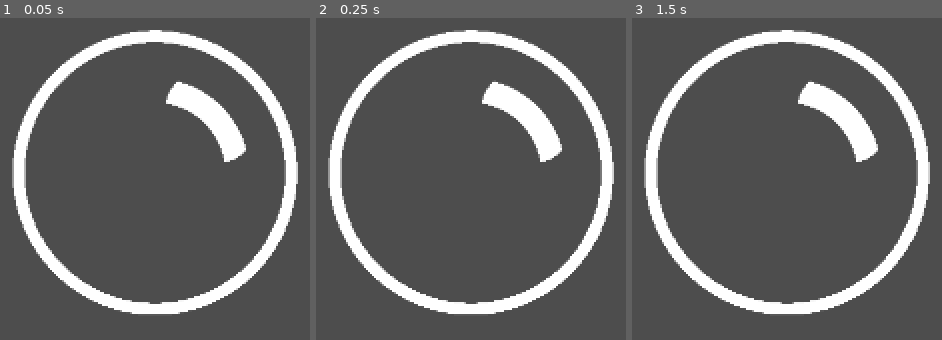
Above: before the commit, frames 1-3 (left to right).
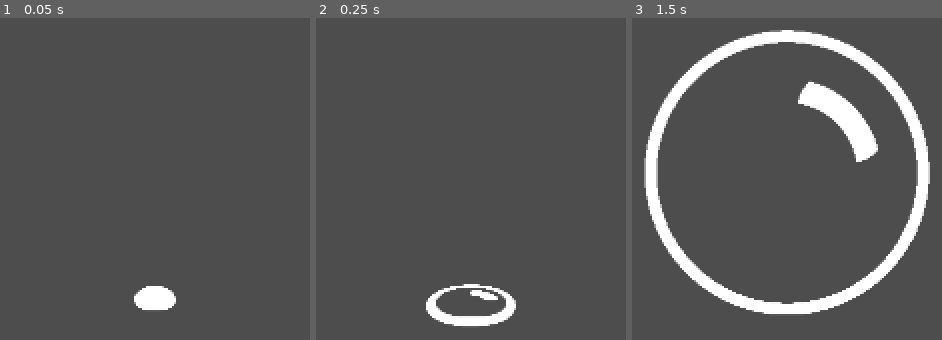
Above: after the commit, the same moments.

Repository: noel-schenk/GGJ25
Game: Godot game, scene res://assets/bubbles/singleBubble.tscn
Same seed, same stepped clock (60 frames per second), same inputs: the game is played once before the commit and once after it. This scene is started directly instead of the project's main scene.
Inputs:
- Up to frame 1 (0.05 s): no input
- Up to frame 2 (0.25 s): no input
- Up to frame 3 (1.5 s): tap Enter (ui_accept) at 0.5, 0.77, 1.25 s; hold Right (ui_right) 0.53-1.28 s; hold Left (ui_left) from 1.28 s (still down)

The runs differ from the first frame. In frame 1, 14% of the frame differs, in the area x 3-97%, y 3-92%; in frame 2, 15%, in the area x 3-97%, y 3-96%; in frame 3, nothing differs.

Commit message:
fix grow, squish mixup bug and bounce anim curve

Diff:
--- /dev/null
+++ b/assets/bubbles/bounceCurve.tres
@@ -0,0 +1,5 @@
+[gd_resource type="Curve" format=3 uid="uid://do3jxt4uhmdgf"]
+
+[resource]
+_data = [Vector2(0, 0), 0.0, 0.436733, 0, 0, Vector2(0.281008, 1), 0.0, 0.0, 0, 0, Vector2(0.408915, 0.995337), 0.0, 0.0, 0, 0, Vector2(0.686046, 0), 0.0, 0.0, 0, 0, Vector2(0.802326, 0.118723), 0.0, 0.0, 0, 0, Vector2(0.899225, 0), 0.0, 0.0, 0, 0, Vector2(0.953488, 0.0674318), 0.0, 0.0, 0, 0, Vector2(1, 0), 0.0, 0.0, 0, 0]
+point_count = 8
--- a/assets/bubbles/singleBubble.tscn
+++ b/assets/bubbles/singleBubble.tscn
@@ -2,13 +2,14 @@
 
 [ext_resource type="Shader" path="res://assets/bubbles/singleBubble.gdshader" id="1_ddlmr"]
 [ext_resource type="Script" path="res://assets/bubbles/single_bubble.gd" id="3_4w64n"]
+[ext_resource type="Curve" uid="uid://do3jxt4uhmdgf" path="res://assets/bubbles/bounceCurve.tres" id="3_gsop1"]
 
 [sub_resource type="ShaderMaterial" id="ShaderMaterial_7vabx"]
 shader = ExtResource("1_ddlmr")
 shader_parameter/color = Color(1, 1, 1, 1)
 shader_parameter/grow_origin = Vector3(0, 1, 0)
 shader_parameter/grow_time = 1.0
-shader_parameter/squish_origin = Vector3(0, 1, 0)
+shader_parameter/squish_origin = Vector3(0, -1, 0)
 shader_parameter/squish_time = 0.0
 shader_parameter/pop_time = 0.0
 
@@ -25,10 +26,6 @@
 [sub_resource type="NoiseTexture2D" id="NoiseTexture2D_i5k21"]
 noise = SubResource("FastNoiseLite_75up7")
 
-[sub_resource type="Curve" id="Curve_yldfd"]
-_data = [Vector2(0, 0), 0.0, 0.0, 0, 0, Vector2(0.978947, 1), 0.0, 0.0, 0, 0]
-point_count = 2
-
 [sub_resource type="Curve" id="Curve_q842x"]
 _data = [Vector2(0, 0), 0.0, 0.0, 0, 0, Vector2(1, 1), 0.0, 0.0, 0, 0]
 point_count = 2
@@ -42,11 +39,12 @@
 position = Vector2(318, 433)
 texture = SubResource("NoiseTexture2D_i5k21")
 script = ExtResource("3_4w64n")
-squish_curve = SubResource("Curve_yldfd")
-squish_anim_time = 2.0
-squish_origin = Vector3(0, 1, 0)
+squish_curve = ExtResource("3_gsop1")
+squish_anim_time = 0.5
+squish = true
 grow_curve = SubResource("Curve_q842x")
-grow_anim_time = 1.0
+grow_anim_time = 0.5
 grow_origin = Vector3(0, 1, 0)
+grow = true
 pop_curve = SubResource("Curve_n0kjx")
 pop_anim_time = 0.3
--- a/assets/bubbles/single_bubble.gd
+++ b/assets/bubbles/single_bubble.gd
@@ -54,14 +54,14 @@
 
 
 func _process(delta: float) -> void:
-	if grow:
+	if squish:
 		_elapsed_squished_time += delta
 		var squished_normalized_time = clamp(_elapsed_squished_time / squish_anim_time, 0.0, 1.0)
 		update_material("squish_time", squish_curve.sample(squished_normalized_time))
 	else:
 		update_material("squish_time", squish_status)
 
-	if squish:
+	if grow:
 		_elapsed_grow_time += delta
 		var grow_normalized_time = clamp(_elapsed_grow_time / grow_anim_time, 0.0, 1.0)
 		update_material("grow_time", grow_curve.sample(grow_normalized_time))
